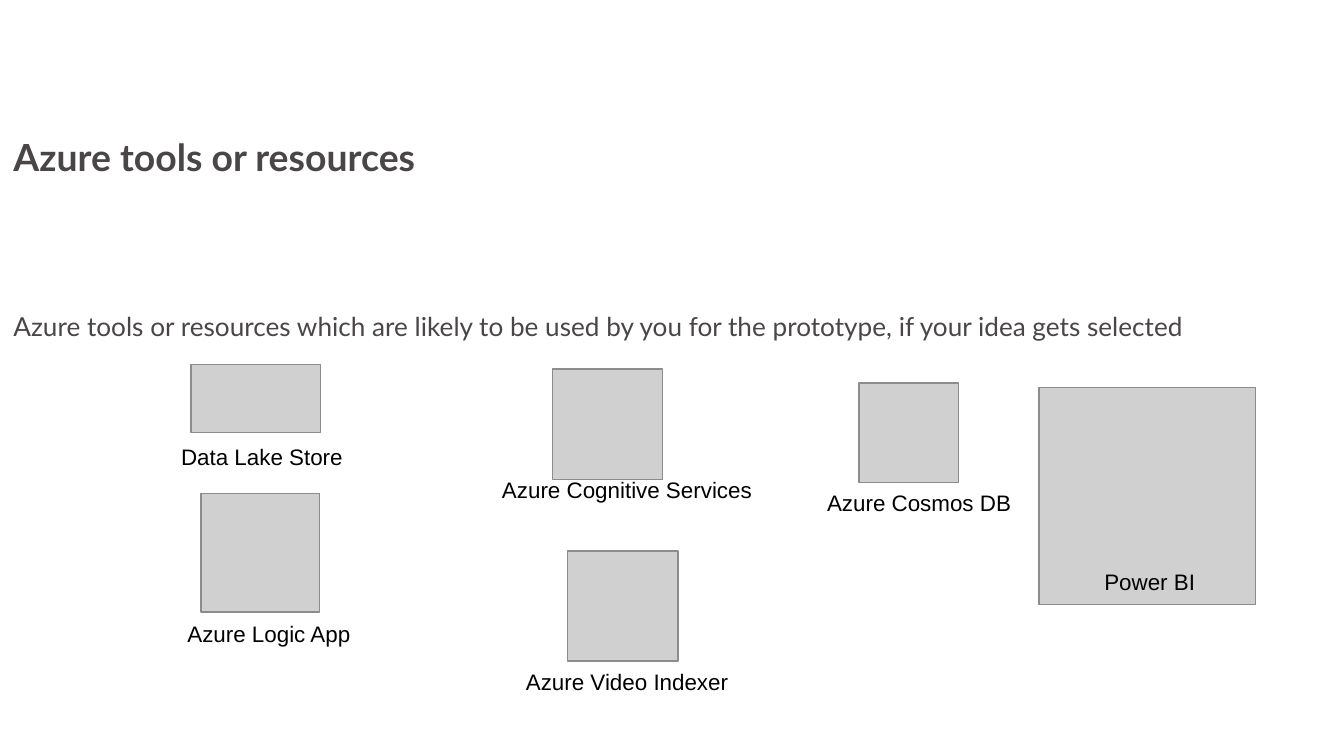
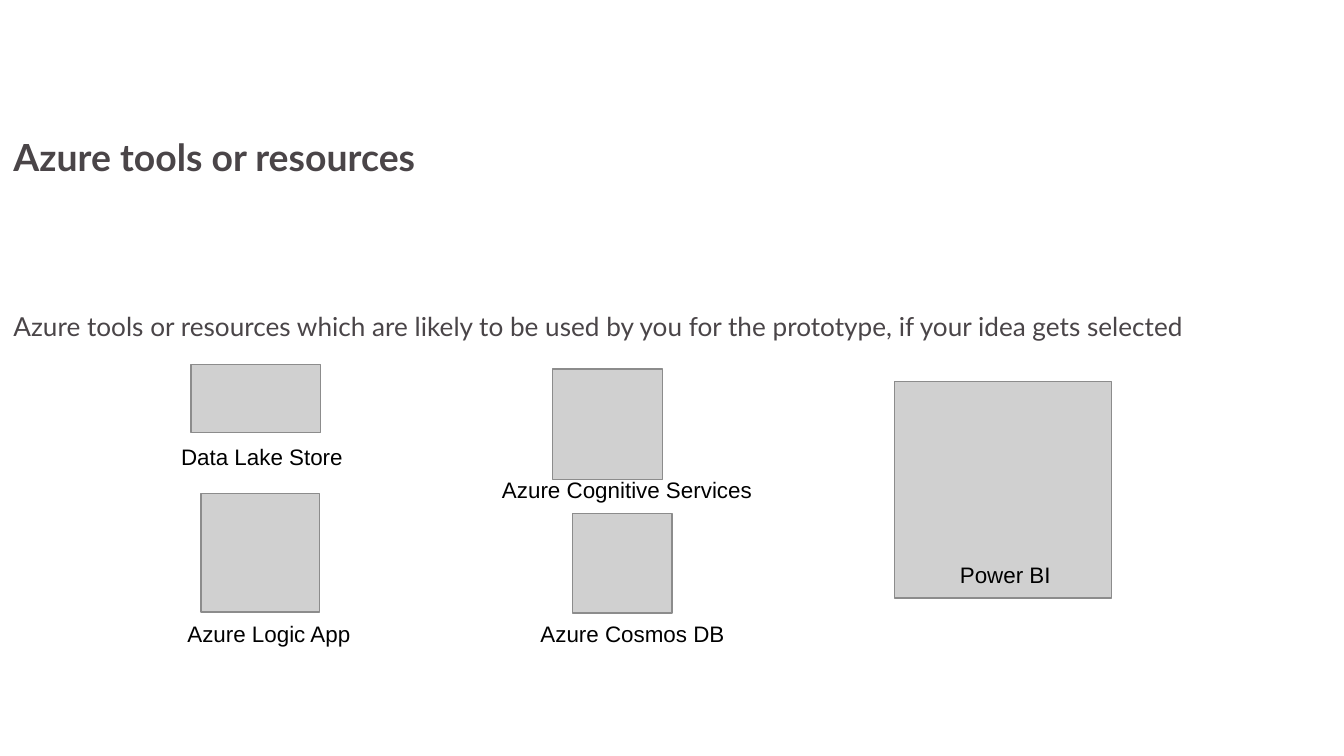
Before and after one commit to PrasantHub/BoBChequeAutomation, a slide deck: slide 10 of BOB_Sample_PPt_Template.pptx (slide 7 before the commit). Drawn at 1344x756 pixels with LibreOffice and Linux fonts; fonts in the diff are those of the drawing; grey boxes stand for pictures; background and template pictures are left out. Boxes give left, top, right and bottom in pixels: in the first picture for what was removed or moved away, otherwise in the second. Text is boxed around its words. In the diff, an @@ line names an element or a change of style, - is before the commit and + after.

```diff
--- a/BOB_Sample_PPt_Template.pptx
+++ b/BOB_Sample_PPt_Template.pptx
@@ picture: place and size @@
-picture at [1039,388,1255,605]
+picture at [895,382,1111,598]
@@ picture: place and size @@
-picture at [859,383,958,482]
+picture at [573,513,672,613]
@@ picture removed at [567,551,677,661] @@
@@ text "Power BI": place and size @@
-text "Power BI" at [1104,574,1195,590]
+text "Power BI" at [960,567,1050,584]
@@ text "Azure Cosmos DB": place and size @@
-text "Azure Cosmos DB" at [827,495,1011,512]
+text "Azure Cosmos DB" at [540,626,724,643]
@@ text removed at [526,673,729,691] @@
-Azure Video Indexer
```
Also in this commit, not shown: 4 other slides changed, 4 slides added.
